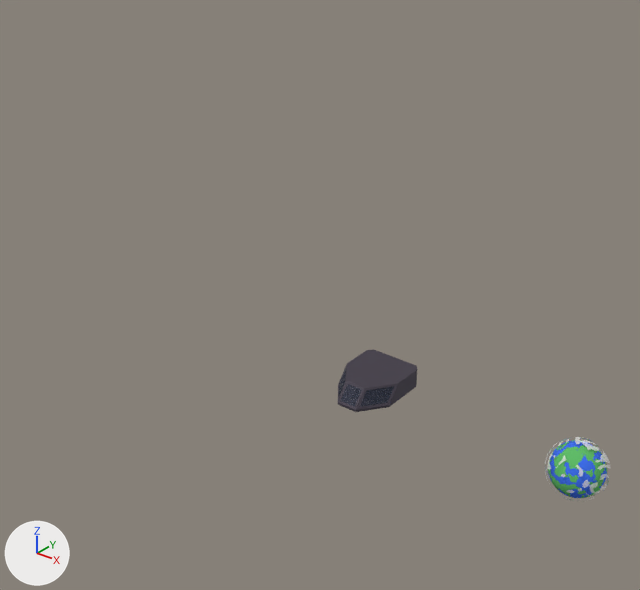
The Blender file blender/ship.blend, before and after one commit.
Camera for both pictures: a camera (50 mm lens) standing at (68.2, -196.9, 158.4) and looking at (-59.9, -36.8, 59.1). Lighting does not change. The marker at lower left points along +X, +Y and +Z. The picture after the commit comes second.

Objects in the first picture: 'Cockpit', 'Sphere.004', 'Windows' and 1 more.
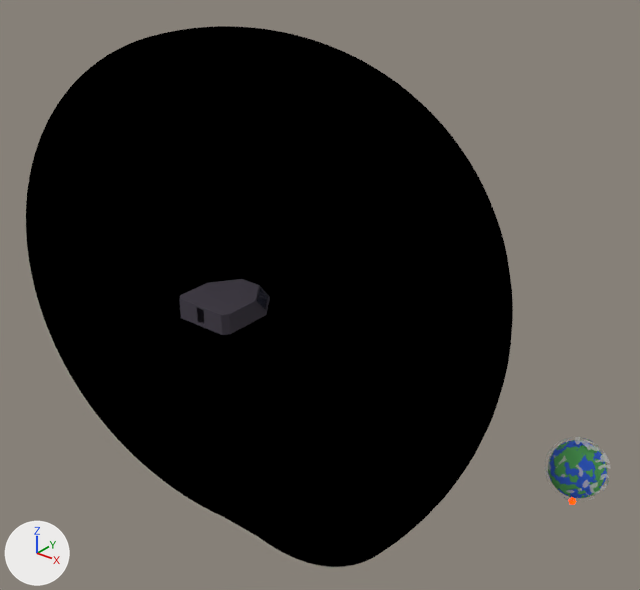
ob_empty is not drawn itself; it is the parent of ob_sphere_001.
ob_shiporigin is not drawn itself; it is the parent of ob_cockpit, ob_windows, ob_ramp.

Location of each change, [x1, y1, x2, y2] in pixels of the pictures (640 x 590 px):
'Sphere', added (black)
    after: [26, 26, 513, 567]
'Cockpit', reshaped, moved (15% wider, 10% shorter)
    before: [338, 350, 417, 412]
    after: [179, 279, 270, 335]
'Windows', moved, turned
    before: [339, 369, 394, 407]
    after: [257, 288, 268, 309]
'Sphere.001', shown
    after: [569, 498, 576, 505]
'Ramp', moved (not visible before)
    after: [199, 321, 205, 325]

The change, as a diff of the scene's bpy script:
```diff
--- a/blender/ship.blend.py
+++ b/blender/ship.blend.py
@@ me_cube_002 @@
 # used by ob_cockpit; parent = ob_shiporigin; location = (0.0, 0.99, 0.0)
-me_cube_002.from_pydata(...)  # 48 vertices, 40 faces; spans x -7.8..7.8, y -12.4..8.2, z 0.3..5.3
+me_cube_002.from_pydata(...)  # 40 vertices, 34 faces; spans x -7.8..7.8, y -10.7..9.6, z 0.3..5.3
+# me_cube_002 part 1: the loose piece of 40 vertices spanning x -7.8..7.8, y -12.4..7.9, z 0.3..5.3 is turned -180 degrees about the z axis through its middle, then moved by (0.0, 1.7, 0.0)
+# other edits to the shape of me_cube_002 do not show in these pictures
 me_cube_002.materials.append(mat_ship)
@@ me_cube_003 @@
 # used by ob_windows; parent = ob_shiporigin; location = (0.0, 0.99, 0.0)
-me_cube_003.from_pydata(...)  # 12 vertices, 3 faces; spans x -7.31..7.31, y -12.04..-3.0, z 1.4..4.85
+me_cube_003.from_pydata(...)  # 12 vertices, 3 faces; spans x -7.31..7.31, y 0.14..9.18, z 1.4..4.85
+# me_cube_003 part 2: the whole mesh is turned -180 degrees about the z axis through its middle, then moved by (0.0, 12.18, 0.0)
 me_cube_003.materials.append(mat_glass)
@@ me_sphere @@
+me_sphere.from_pydata(...)  # 2257 vertices, 2162 faces; spans x -64.0..64.0, y -12.5..64.0, z -63.7..63.7
+me_sphere.materials.append(mat_material_001)  # black #000000
@@ ob_empty @@
 ob_empty = bpy.data.objects.new('Empty', None)
-ob_empty.location = (-40.0, -40.0, 40.0)
+ob_empty.location = (-64.0, -64.0, 64.0)
 ob_empty.hide_set(True)  # its collection is switched off
@@ ob_sphere_001 @@
 ob_sphere_001.location = (0.0, 0.0, 0.0)
-ob_sphere_001.hide_set(True)  # its collection is switched off
@@ ob_shiporigin @@
 ob_shiporigin = bpy.data.objects.new('ShipOrigin', None)
-ob_shiporigin.location = (-40.0, -40.0, 40.0)
+ob_shiporigin.location = (-64.0, -64.0, 64.0)
@@ ob_cockpit @@
 ob_cockpit.parent = ob_shiporigin
-ob_cockpit.location = (0.0, 0.99, 0.0)
+ob_cockpit.location = (0.0, 0.0, 0.0)
 _m = ob_cockpit.modifiers.new('Solidify', 'SOLIDIFY')
@@ ob_windows @@
 ob_windows.parent = ob_shiporigin
-ob_windows.location = (0.0, 0.99, 0.0)
+ob_windows.location = (0.0, 0.0, 0.0)
 _m = ob_windows.modifiers.new('Solidify', 'SOLIDIFY')
@@ ob_sphere @@
+ob_sphere = bpy.data.objects.new('Sphere', me_sphere)
+ob_sphere.parent = ob_empty
+ob_sphere.location = (0.0, 0.0, 0.0)
```
